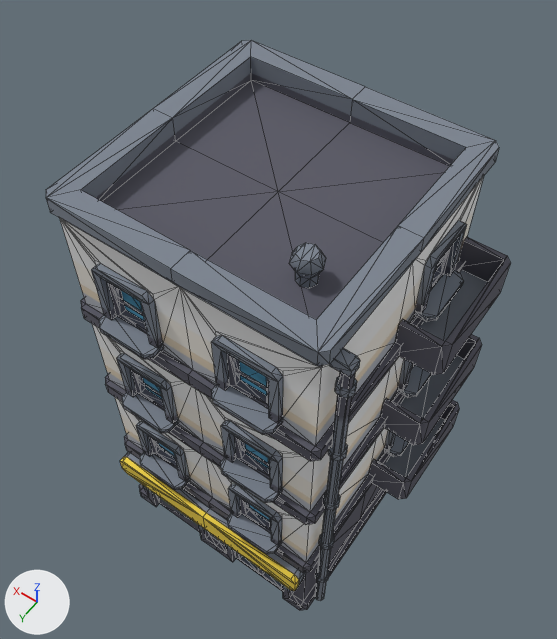
An edit to the glTF model assets/models/shop-a.glb, drawn before and after from the same camera.
Camera for both pictures: a 50 mm camera at (-0.713, 1.076, 2.618) aimed at (0.091, -0.049, 0.85). Every picture has the same lights, and +X, +Y and +Z are marked at lower left. The older version comes first. Mesh edges are drawn as thin lines. Where no turn or scale is listed for an object, it has been applied to the vertices. Vertices at exactly the same position are counted once.

In view in the first picture: 'shop-a'.
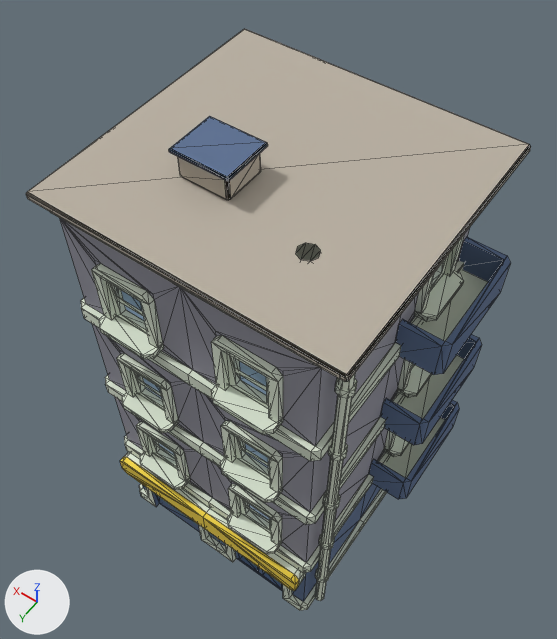
The newer file is also turned or shifted as a whole; pictures and numbers use the older file's frame.

What changed in the scene script:
```text
Add mat_vertex_colors:
    mat_vertex_colors = bpy.data.materials.new('vertex-colors')
    mat_vertex_colors.use_nodes = True; mat_vertex_colors.node_tree.nodes.clear()
    _N = mat_vertex_colors.node_tree.nodes; _L = mat_vertex_colors.node_tree.links
    n0 = _N.new('ShaderNodeBsdfPrincipled'); n0.name = 'Principled BSDF'
    n0.inputs[2].default_value = 1.0  # 'Roughness'
    n1 = _N.new('ShaderNodeOutputMaterial'); n1.name = 'Material Output'
    n2 = _N.new('ShaderNodeVertexColor'); n2.name = 'Color Attribute'
    _L.new(n0.outputs[0], n1.inputs[0])  # 'BSDF' to 'Surface'
    _L.new(n2.outputs[0], n0.inputs[0])  # 'Color' to 'Base Color'
Change me_shop_a:
    used by ob_shop_a; location = (0.0, 0.0, 0.742)
    remove me_shop_a.from_pydata(...)  # 1030 vertices, 1984 faces; spans x -0.425..0.425, y -0.404..0.404, z -0.742..0.742
    add me_shop_a.from_pydata(...)  # 1102 vertices, 2116 faces; spans x -0.425..0.447, y -0.404..0.404, z -0.742..0.824
    me_shop_a part 1: a new loose piece of 24 vertices spanning x -0.371..0.447, y -0.391..0.389, z 0.72..0.742, in mat_vertex_colors
    me_shop_a part 2: a new loose piece of 24 vertices spanning x 0.068..0.209, y 0.042..0.162, z 0.742..0.812, in mat_vertex_colors
    me_shop_a part 3: a new loose piece of 24 vertices spanning x 0.058..0.218, y 0.032..0.172, z 0.812..0.824, in mat_vertex_colors
    me_shop_a part 4: 1984 faces spanning x -0.425..0.425, y -0.404..0.404, z -0.742..0.742 switch from mat_palette_city_kit_commercial to mat_vertex_colors
```

Location of each change, [x1, y1, x2, y2] in pixels of the pictures (557 x 639 px):
'shop-a', reshaped (9% wider)
    before: [46, 40, 511, 611]
    after: [26, 29, 531, 611]
part 1 of me_shop_a, added
    after: [26, 29, 531, 382]
part 2 of me_shop_a, added
    after: [178, 153, 261, 200]
part 3 of me_shop_a, added (blue)
    after: [169, 116, 268, 181]
part 4 of me_shop_a, recoloured
    before: [46, 40, 511, 611]
    after: [50, 212, 511, 611]
